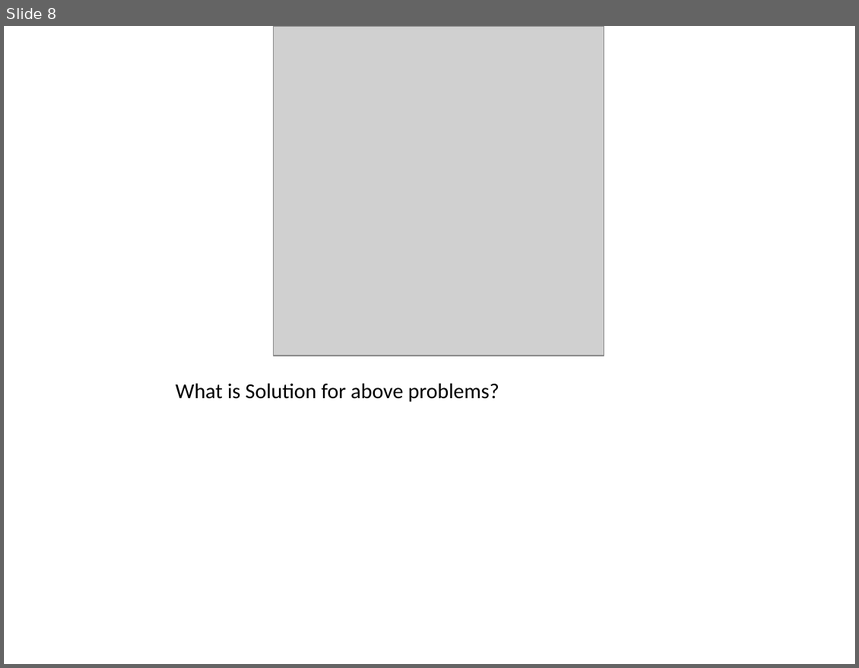
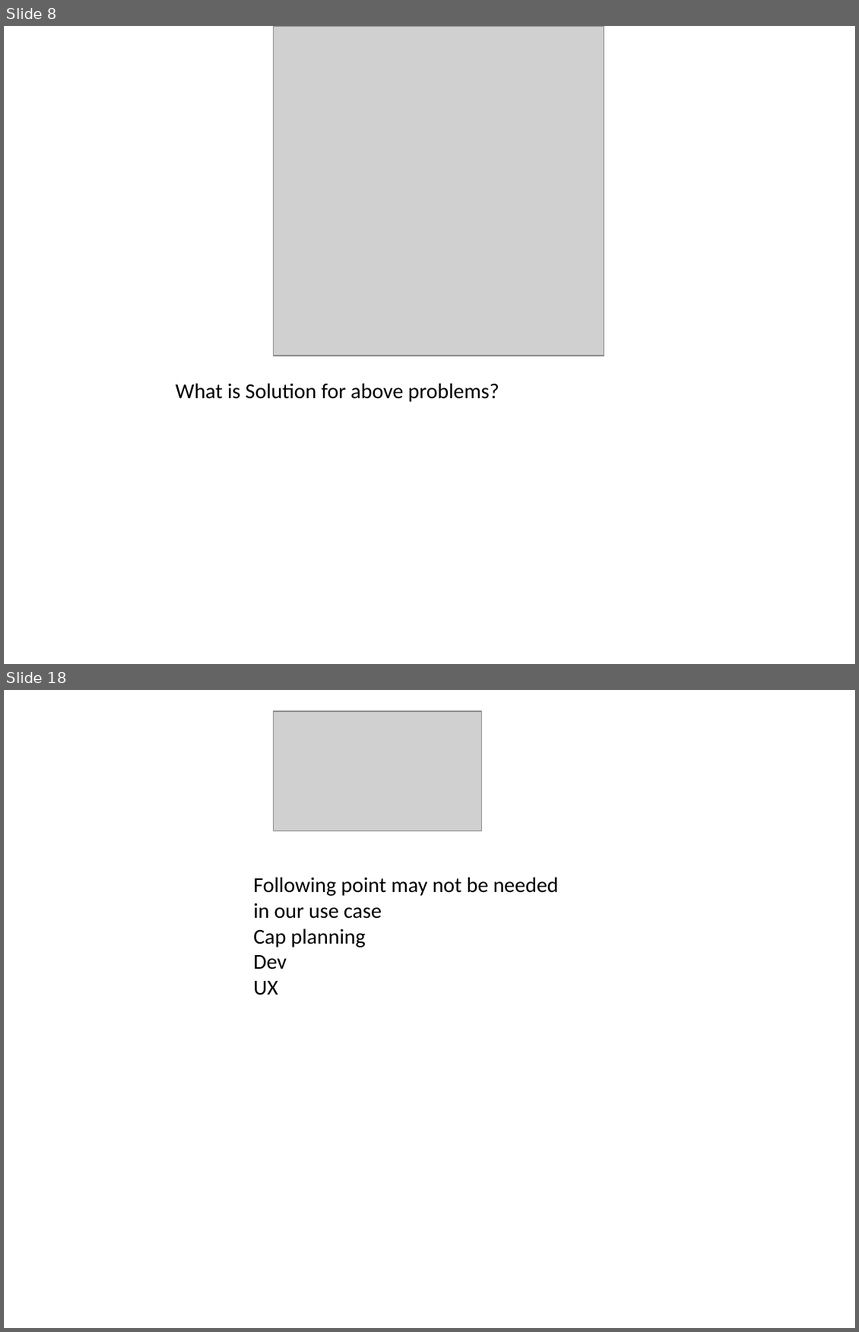
Before and after one commit to AvinashTiwari/Artifical-intelligence, a slide deck: devops/devops.pptx. Shown one above the other, each under a label of ours: slide 8 before the commit, slides 8 and 18 after it; the slides between them are not shown. The pictures are 859x668 and 859x1332 pixels, drawn with LibreOffice and Linux fonts; fonts in the diff are those of the drawing; grey boxes stand for pictures. Boxes give left, top, right and bottom in pixels: in the first picture for what was removed or moved away, otherwise in the second. Text is boxed around its words. In the diff, an @@ line names an element or a change of style, - is before the commit and + after.

```diff
--- a/devops/devops.pptx
+++ b/devops/devops.pptx
@@ slide 18 added at (4,690,855,1328), background #FFFFFF @@
@@ picture added at (274,711,482,831) @@
@@ text added at (253,877,559,996), 18 pt, text #000000 @@
+Following point may not be needed in our use case
+Cap planning
+Dev
+UX
```
Also in this commit, not shown: 9 other slides added.
